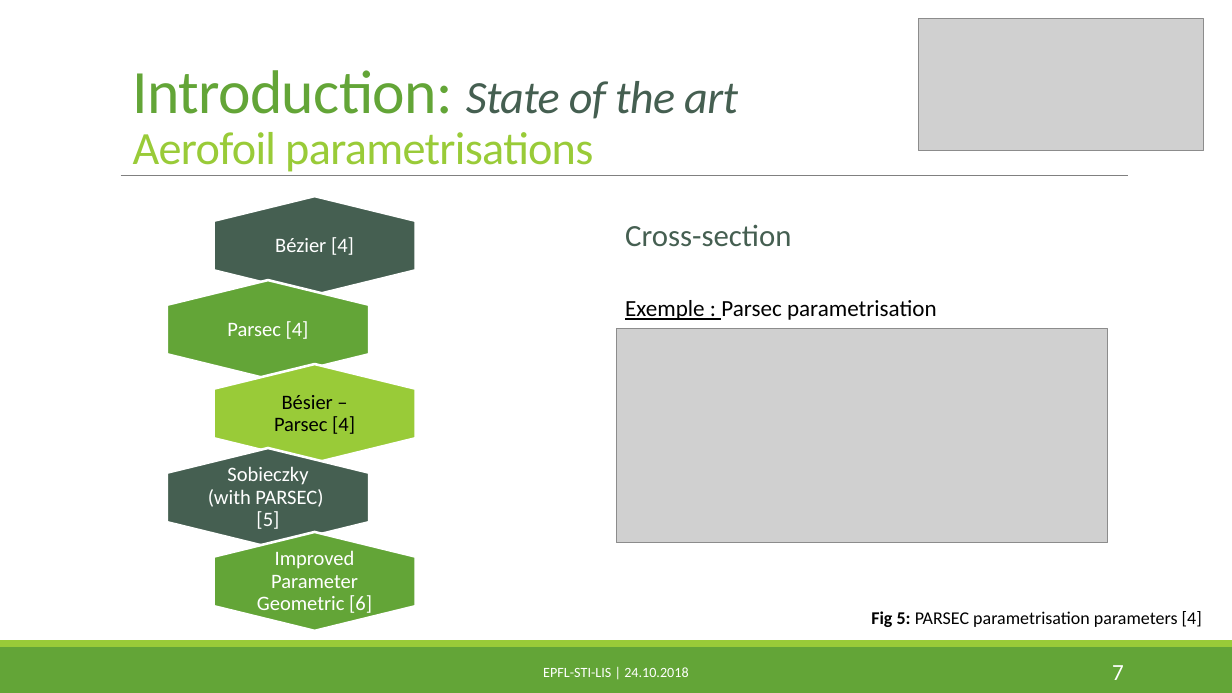
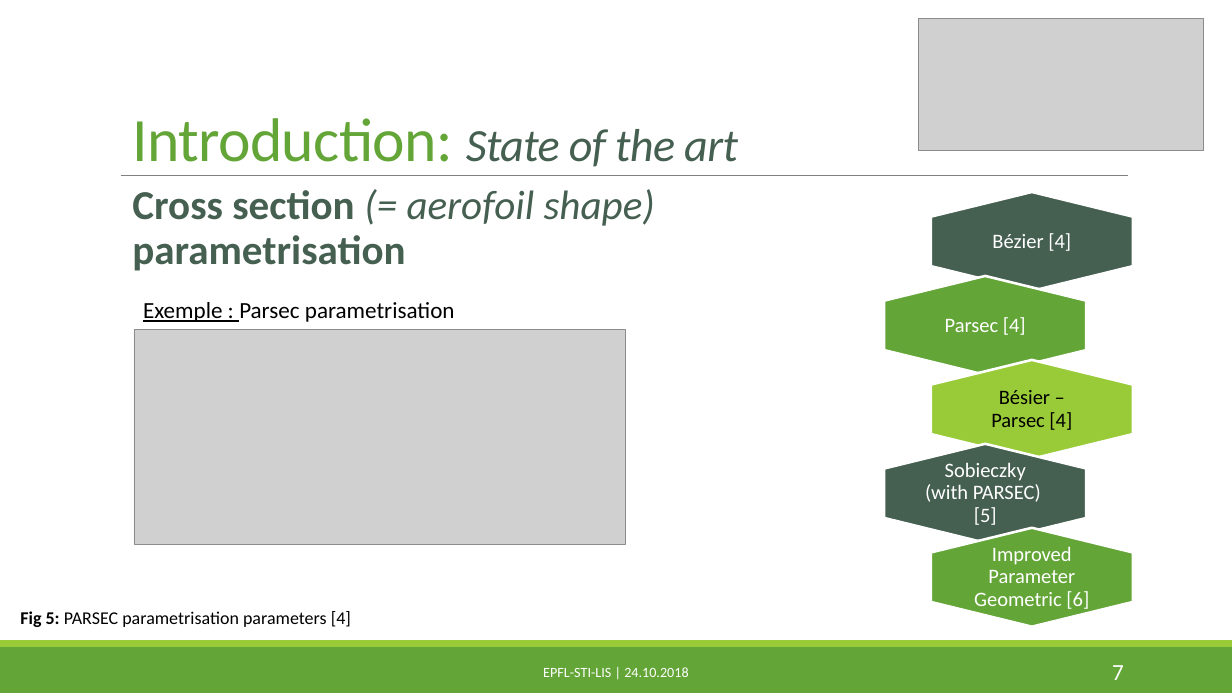
Before and after one commit to PaulineMauryL/PropellerProject, a slide deck: slide 7 of MIDTERM.pptx. Drawn at 1232x693 pixels with LibreOffice and Linux fonts; fonts in the diff are those of the drawing; grey boxes stand for pictures. Boxes give left, top, right and bottom in pixels: in the first picture for what was removed or moved away, otherwise in the second. Text is boxed around its words. In the diff, an @@ line names an element or a change of style, - is before the commit and + after.

```diff
--- a/MIDTERM.pptx
+++ b/MIDTERM.pptx
@@ title at bbox=[133, 118, 738, 167]: text changed; size 36 to 48 pt; text colour #99CB38 to #63A537 @@
-Introduction: State of the art
-Aerofoil parametrisations
+Introduction: State of the art
@@ text at bbox=[132, 189, 655, 271]: text changed; size 24 to 32 pt; bold on @@
-Cross-section
+Cross section (= aerofoil shape) parametrisation
@@ text "Exemple : Parsec parametrisation": place and size @@
-text "Exemple : Parsec parametrisation" at bbox=[625, 300, 937, 320]
+text "Exemple : Parsec parametrisation" at bbox=[143, 302, 455, 322]
@@ picture: place and size @@
-picture at bbox=[616, 328, 1108, 543]
+picture at bbox=[134, 330, 626, 544]
@@ 5 hexagons: place and size @@
-5 hexagons at bbox=[166, 196, 416, 631]
+5 hexagons at bbox=[884, 192, 1133, 627]
@@ 5 texts: place and size @@
-5 texts at bbox=[208, 237, 372, 616]
+5 texts at bbox=[925, 233, 1089, 612]
@@ text "Fig 5: PARSEC parametrisation parameters ...": place and size @@
-text "Fig 5: PARSEC parametrisation parameters ..." at bbox=[871, 611, 1202, 627]
+text "Fig 5: PARSEC parametrisation parameters ..." at bbox=[20, 611, 351, 627]
```
Also in this commit, not shown: 10 other slides changed, 26 other files.
